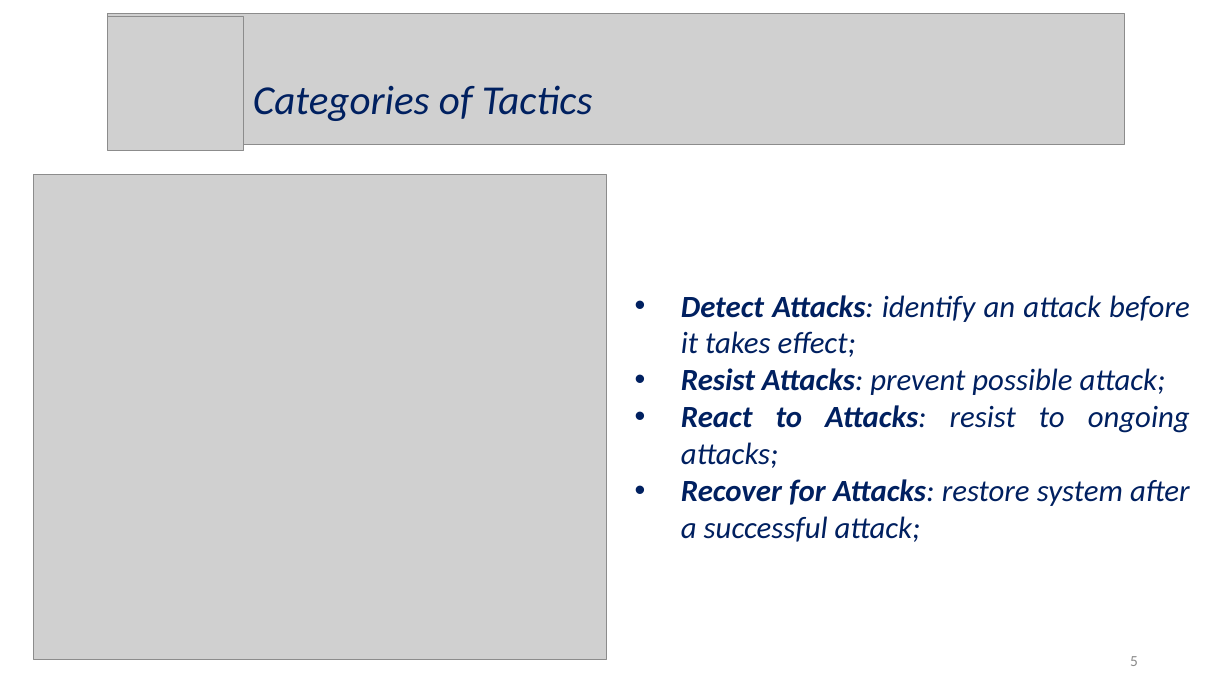
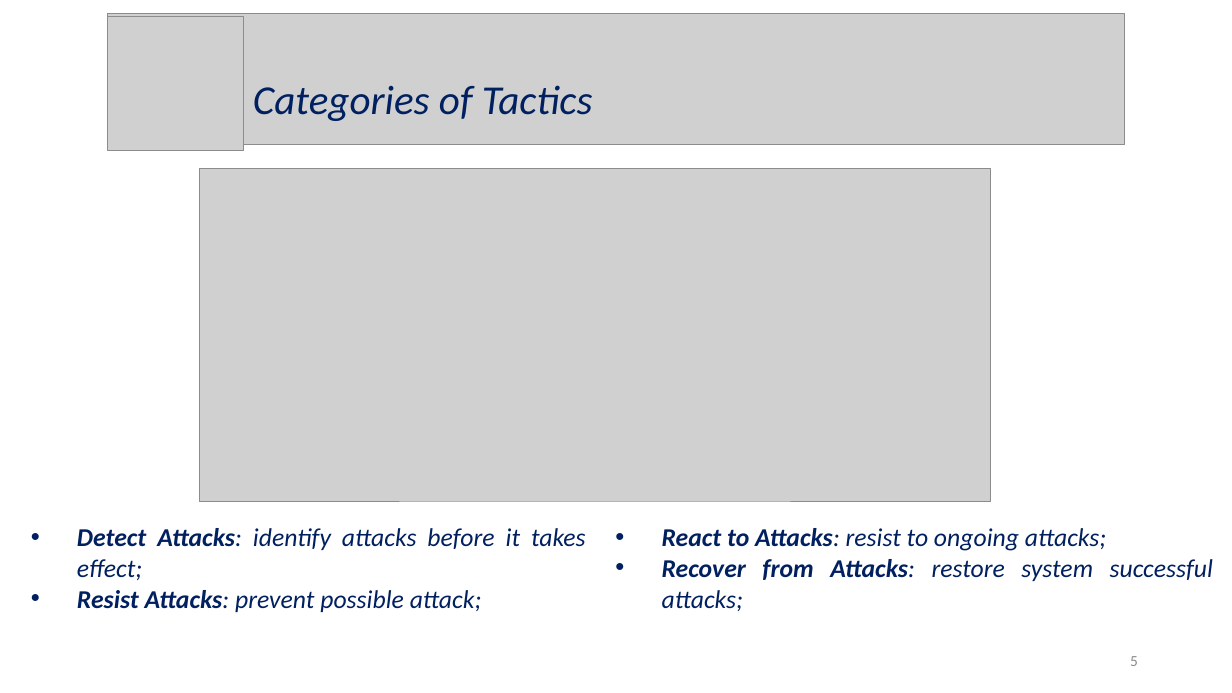
Before and after one commit to Wonderjack996/unimib-software-architecture, a slide deck: slide 5 of Approfondimento - Security/Presentazione - Savazzi.pptx. Drawn at 1232x693 pixels with LibreOffice and Linux fonts; fonts in the diff are those of the drawing; grey boxes stand for pictures. Boxes give left, top, right and bottom in pixels: in the first picture for what was removed or moved away, otherwise in the second. Text is boxed around its words. In the diff, an @@ line names an element or a change of style, - is before the commit and + after.

```diff
--- a/Approfondimento - Security/Presentazione - Savazzi.pptx
+++ b/Approfondimento - Security/Presentazione - Savazzi.pptx
@@ picture removed at (33, 175, 607, 660) @@
@@ picture added at (200, 168, 992, 501) @@
@@ text at (681, 405, 1190, 542): paragraphs removed @@
-• React to Attacks: resist to ongoing attacks;
-• Recover for Attacks: restore system after a successful attack;
@@ text "Detect Attacks: identify attacks before ...": place and size @@
-text "Detect Attacks: identify attacks before ..." at (681, 295, 1190, 542)
+text "Detect Attacks: identify attacks before ..." at (77, 528, 586, 612)
@@ text at (77, 528, 586, 580): text changed; size 24 to 20 pt @@
-• Detect Attacks: identify an attack before it takes effect;
+• Detect Attacks: identify attacks before it takes effect;
@@ text added at (662, 528, 1213, 611), 20 pt, text #002060, italic @@
+• React to Attacks: resist to ongoing attacks;
+• Recover from Attacks: restore system successful attacks;
@@ text at (77, 590, 482, 612): size 24 to 20 pt in "Resist Attacks: prevent possible attack;" @@
```
Also in this commit, not shown: 2 other slides changed, 2 slides added, 7 other files.
